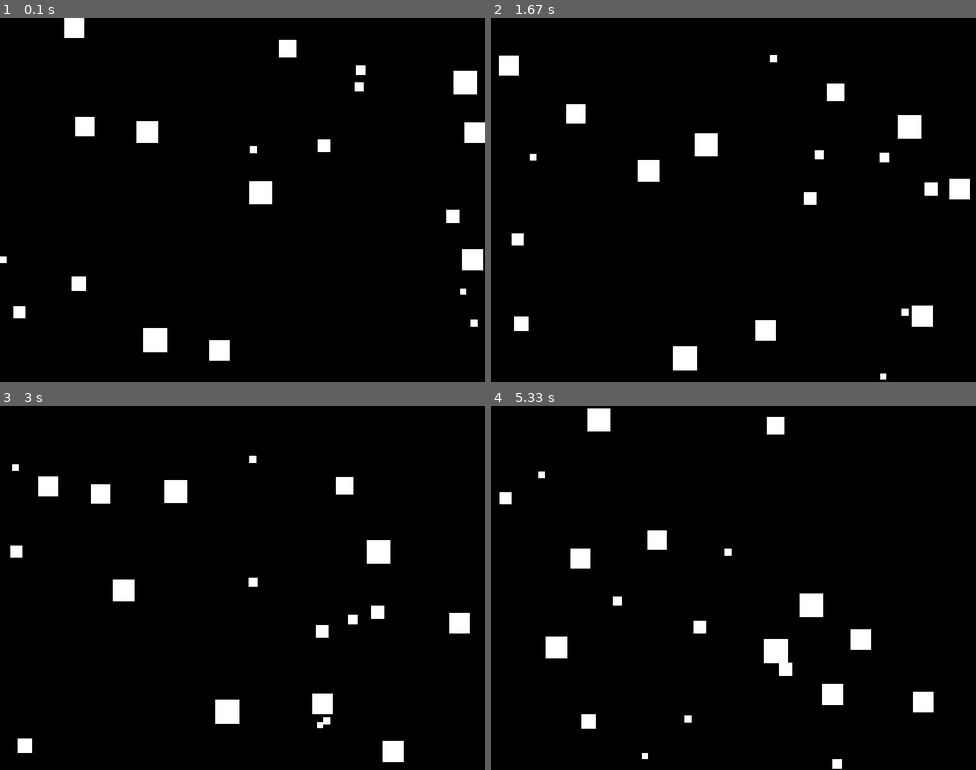
Above: before the commit, frames 1-4 (two rows, left to right).
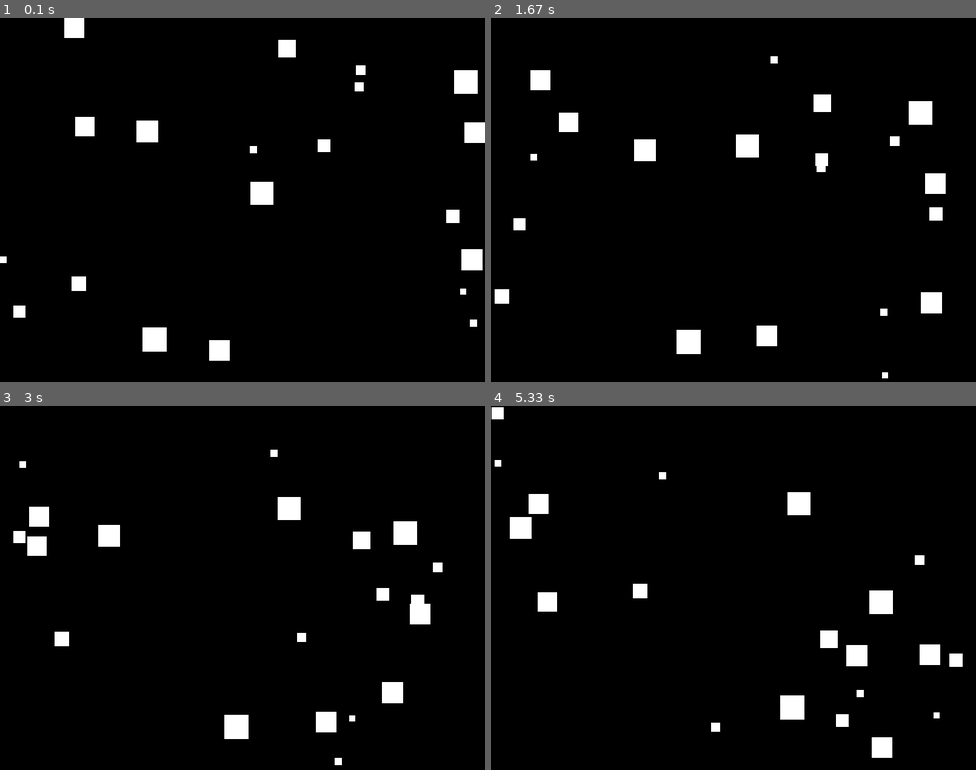
Above: after the commit, the same moments.

Repository: victor-oganwo/lab8-pygame
Game: pygame game, started from main.py
Two runs of this game, one before a commit and one after it. Both use one fixed random seed, a clock stepped at 60 frames per second and the inputs below.
Inputs:
- Up to frame 1 (0.1 s): no input
- Up to frame 2 (1.67 s): no input
- Up to frame 3 (3 s): no input
- Up to frame 4 (5.33 s): no input

The runs differ from the first frame. In frame 1, 0.2% of the frame differs, in the area x 2-100%, y 6-92%; in frame 2, 5.0%; in frame 3, 6.0%; in frame 4, 6.3%, in the area x 0-98%, y 0-100%.

Commit message:
chore: log prompt [27-04-2026 11:02]

Diff:
--- a/main.py
+++ b/main.py
@@ -3,6 +3,7 @@
 Overview:
 - Squares move inside a bounded window.
 - Bigger nearby squares are treated as threats.
+- Bigger square should chase smaller ones, while smaller squares try to flee from bigger ones.
 - Smaller squares adjust velocity to move away from threats.
 - Movement uses delta time to keep speed stable across FPS.
 """
@@ -140,6 +141,68 @@
         square.vy *= scale
 
 
+def find_smaller_nearby_squares(
+    square: Square,
+    squares: List[Square],
+    chase_radius: float,
+) -> List[Square]:
+    smaller_squares = []
+
+    for other in squares:
+        if other is square:
+            continue
+        if other.size >= square.size:
+            continue
+        if distance_between(square, other) <= chase_radius:
+            smaller_squares.append(other)
+
+    return smaller_squares
+
+
+def chase(
+    square: Square,
+    smaller_squares: List[Square],
+    chase_strength: float,
+) -> None:
+    if not smaller_squares:
+        return
+
+    chase_x = 0.0
+    chase_y = 0.0
+    square_center_x = square.x + square.size / 2
+    square_center_y = square.y + square.size / 2
+
+    for other in smaller_squares:
+        other_center_x = other.x + other.size / 2
+        other_center_y = other.y + other.size / 2
+
+        dx = other_center_x - square_center_x
+        dy = other_center_y - square_center_y
+        distance = math.hypot(dx, dy)
+
+        if distance == 0:
+            continue
+
+        chase_x += dx / distance
+        chase_y += dy / distance
+
+    length = math.hypot(chase_x, chase_y)
+    if length == 0:
+        return
+
+    chase_x /= length
+    chase_y /= length
+
+    square.vx += chase_x * chase_strength
+    square.vy += chase_y * chase_strength
+
+    speed = math.hypot(square.vx, square.vy)
+    if speed > square.max_speed:
+        scale = square.max_speed / speed
+        square.vx *= scale
+        square.vy *= scale
+
+
 def handle_events() -> bool:
     for event in pygame.event.get():
         if event.type == pygame.QUIT:
@@ -155,6 +218,8 @@
 ) -> List[Square]:
     flee_radius = 150.0
     flee_strength = 80.0
+    chase_radius = 200.0
+    chase_strength = 60.0
     updated_squares: List[Square] = []
 
     for square in squares:
@@ -166,6 +231,8 @@
 
         bigger_squares = find_bigger_nearby_squares(square, squares, flee_radius)
         apply_flee_behavior(square, bigger_squares, flee_strength * delta_time)
+        smaller_squares = find_smaller_nearby_squares(square, squares, chase_radius)
+        chase(square, smaller_squares, chase_strength * delta_time)
 
         square.x += square.vx * delta_time
         square.y += square.vy * delta_time
@@ -224,6 +291,5 @@
     finally:
         pygame.quit()
 
-
 if __name__ == "__main__":
     run()
Not shown, changed: JOURNAL.md
Not shown, changed: REPORT.md
Not shown, changed: prompts_history.md
